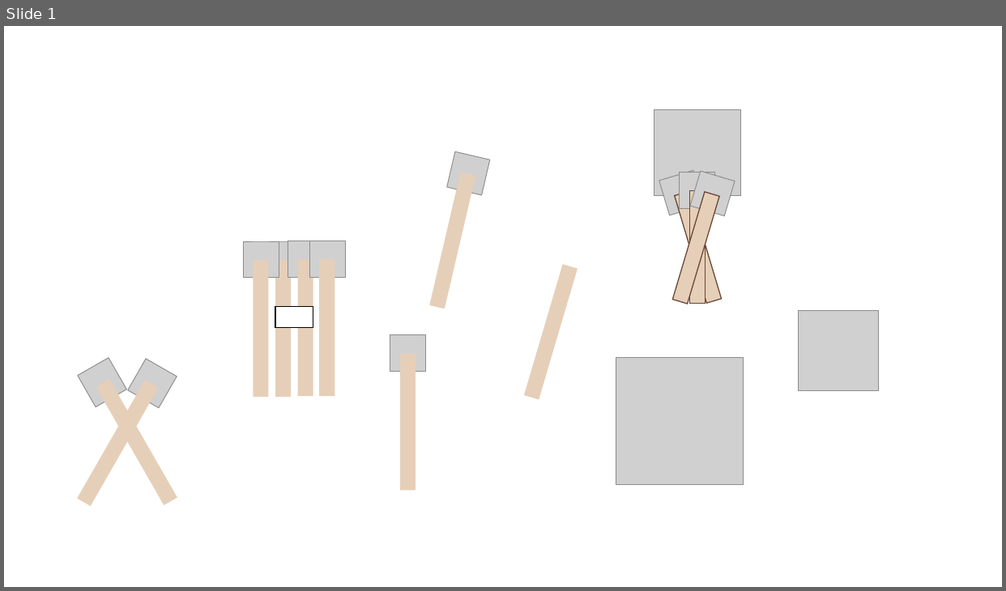
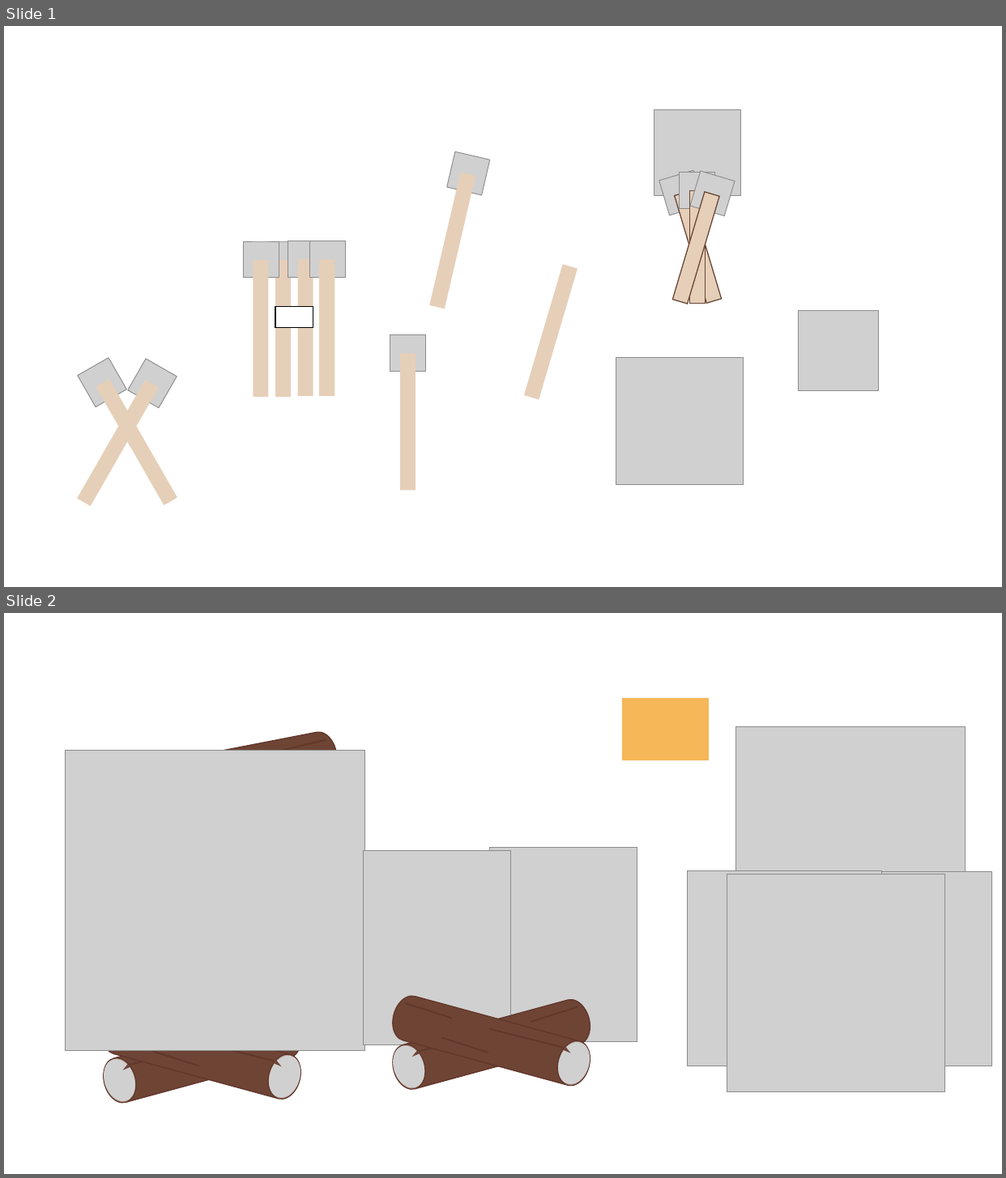
Before and after one commit to Ematusz/Litness, a slide deck: litorshiticons.pptx. Shown one above the other, each under a label of ours: slide 1 before the commit, slides 1 and 2 after it. The pictures are 1006x591 and 1006x1178 pixels, drawn with LibreOffice and Linux fonts; fonts in the diff are those of the drawing; grey boxes stand for pictures. Boxes give left, top, right and bottom in pixels: in the first picture for what was removed or moved away, otherwise in the second. Text is boxed around its words. In the diff, an @@ line names an element or a change of style, - is before the commit and + after.

```diff
--- a/litorshiticons.pptx
+++ b/litorshiticons.pptx
@@ slide 2 added at [4,613,1002,1174], background #FFFFFF @@
@@ rectangle added at [622,698,710,761], fill #F6B759 @@
@@ cylinder added at [134,730,341,812], fill #6E4435, outline #61362A 1 pt @@
@@ group added at [66,751,365,1107]: 4 lines, 3 pictures, 2 cylinders, 2 triangles @@
@@ line added from (278, 752) to (326, 740), #5E392A 1.5 pt @@
@@ group added at [687,726,992,1093]: 4 pictures, 2 rectangles @@
@@ group added at [364,847,637,1093]: 6 lines, 5 pictures, 2 cylinders, 2 triangles @@
```
Also in this commit, not shown: 2 slides changed, 1 slide removed, 6 other files.
